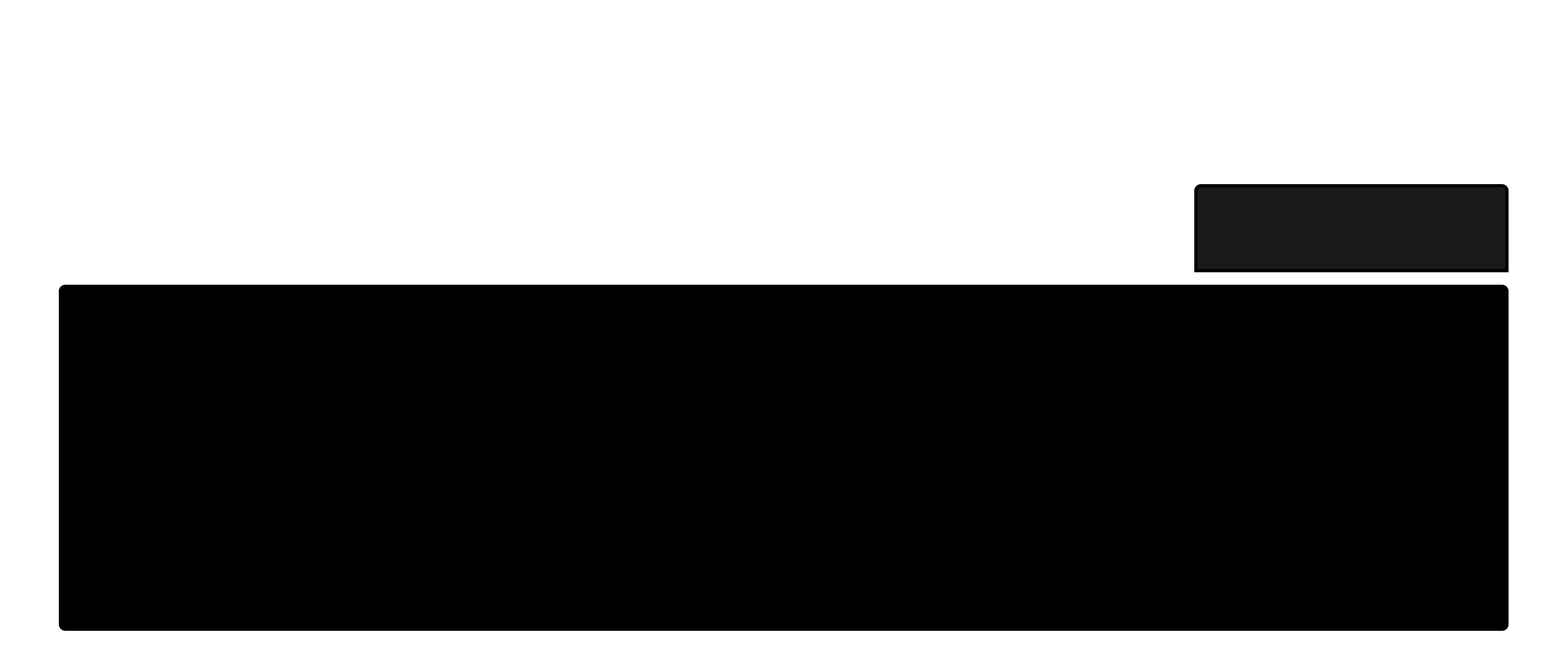
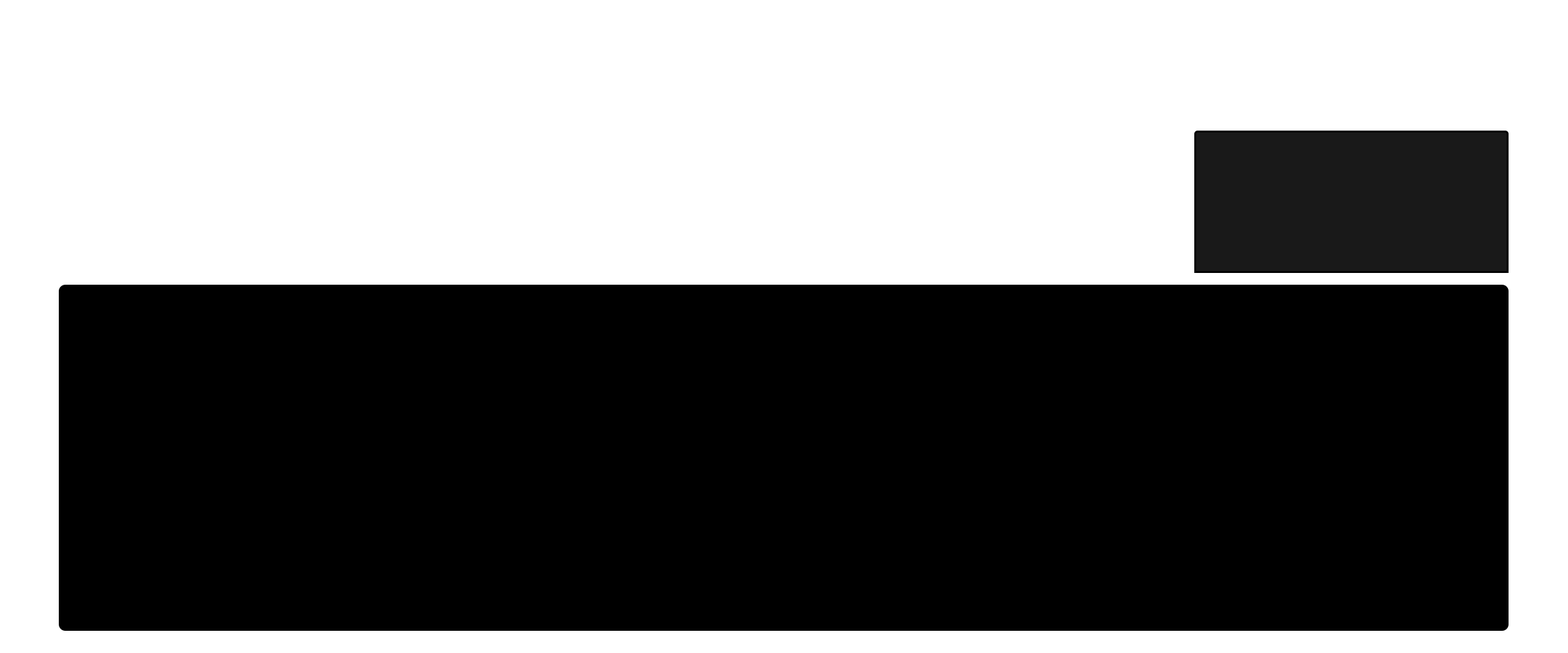
Layer changes from the first 1568px x 653px image to the second:
painted on "DebugPanel" over 1194, 130, 1509, 274
